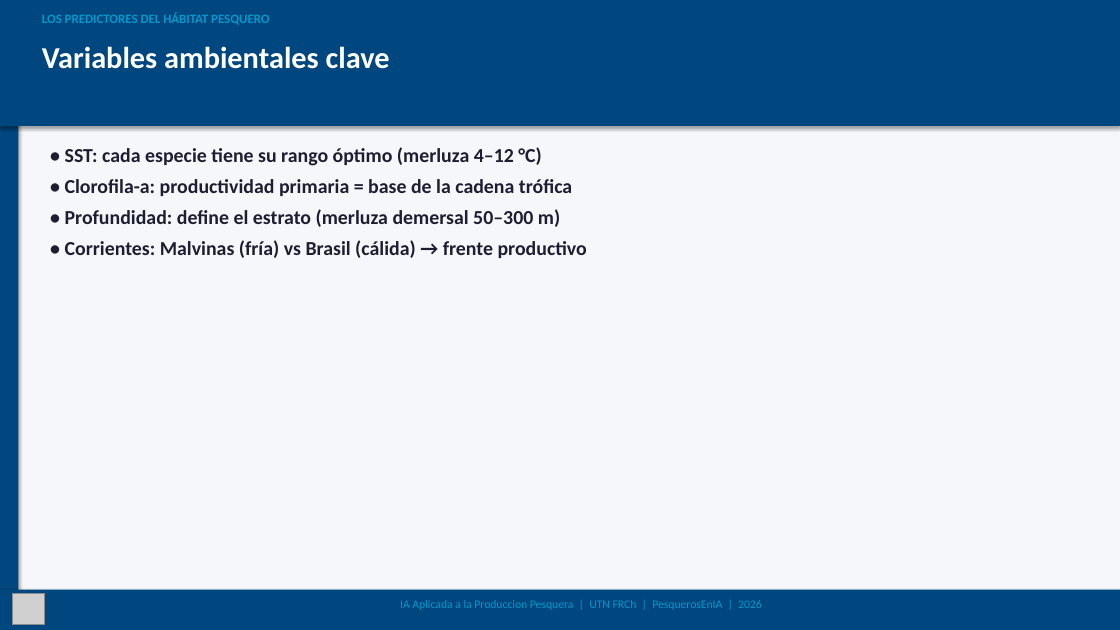
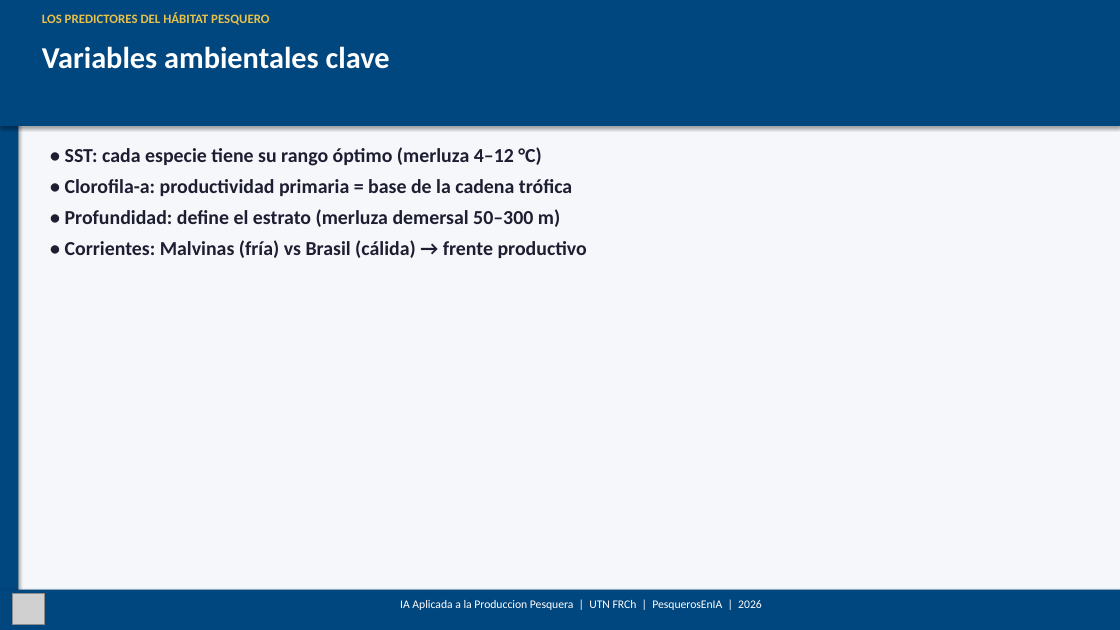
Before and after one commit to PesquerosEnIA/curso-ia-produccion-pesquera, a slide deck: slide 4 of clase_04_datos_sensores/slides/slides_clase04_intermedio.pptx. Drawn at 1120x630 pixels with LibreOffice and Linux fonts; fonts in the diff are those of the drawing; grey boxes stand for pictures. Boxes give left, top, right and bottom in pixels: in the first picture for what was removed or moved away, otherwise in the second. Text is boxed around its words. In the diff, an @@ line names an element or a change of style, - is before the commit and + after.

```diff
--- a/clase_04_datos_sensores/slides/slides_clase04_intermedio.pptx
+++ b/clase_04_datos_sensores/slides/slides_clase04_intermedio.pptx
@@ text "LOS PREDICTORES DEL HÁBITAT PESQUERO" at <box>42,12,269,25</box>: text colour #0099CC to #E7C14B @@
@@ text "IA Aplicada a la Produccion ..." at <box>400,600,762,610</box>: text colour #0099CC to #FFFFFF @@
```
Also in this commit, not shown: 7 other slides changed, 26 other files.
